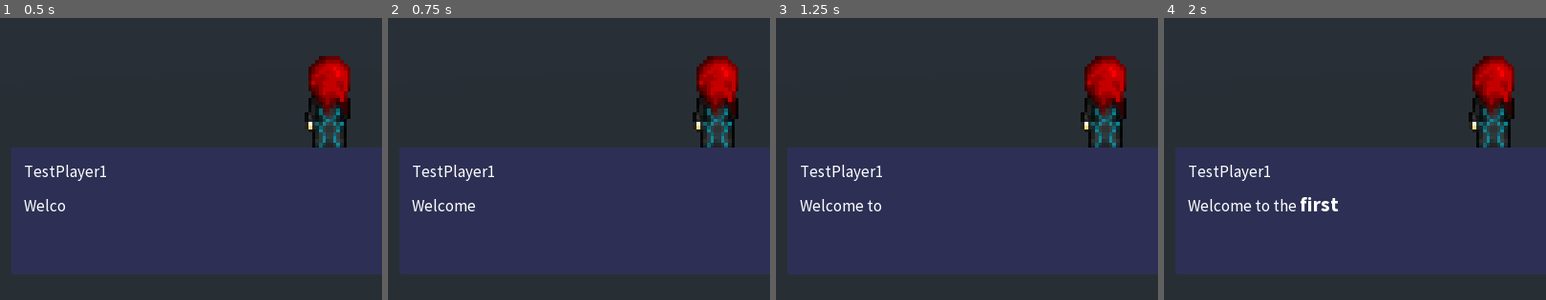
Above: before the commit, frames 1-4 (left to right).
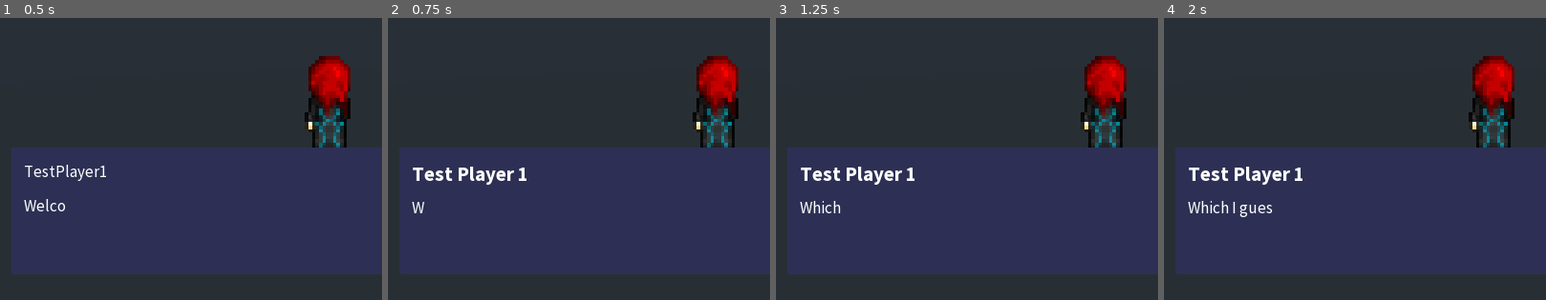
Above: after the commit, the same moments.

Repository: Jantho1990/Pseudo-3D-Layer-Test
Game: Godot game, scene res://maps/DialogueTest/DialogueTestMap.tscn
Two runs of this game, one before a commit and one after it. Both use one fixed random seed, a clock stepped at 60 frames per second and the inputs below. This scene is started directly instead of the project's main scene.
Inputs (mouse positions are % of the whole screen's width and height, from its top left):
- Up to frame 1 (0.5 s): no input
- Up to frame 2 (0.75 s): tap Enter (ui_accept) at 0.5 s; move the mouse to (72, 41) at 0.52 s; hold E (rotate_right) from 0.53 s (still down); tap Space (ui_select) at 0.6 s; click (72, 41) at 0.67 s
- Up to frame 3 (1.25 s): keep holding E (rotate_right); tap Enter (ui_accept) at 0.77 s
- Up to frame 4 (2 s): release E (rotate_right) at 1.25 s; tap Enter (ui_accept) at 1.25 s; drag from (30, 51) to (45, 68) at 1.27 s
The pictures show only the part of the screen within x 7-57%, y 50-100%; the shares and areas given below are measured in that part.

Frame 1 is identical in both runs. In frame 2, 1.2% of the frame differs, in the area x 6-37%, y 52-70%; in frame 3, 1.4%; in frame 4, 1.9%, in the area x 6-46%, y 52-71%.

Commit message:
added the ability to advance to next content block for DialogueBoxRenderer

Diff:
--- a/systems/dialogue_handler/renderers/DialogueBoxRenderer.gd
+++ b/systems/dialogue_handler/renderers/DialogueBoxRenderer.gd
@@ -6,16 +6,24 @@
 }
 
 
-export(float) var step_next_letter = 0.1
+export(float) var step_next_letter = 0.1 # How long to wait before advancing to the next letter.
+export(String) var next_command = 'ui_select'
 
+var paused = false # Dialogue rendering is paused.
+var step_content_percent_visible = 0.0 # How much of the text in the content box is currently visible.
 
 var content
 var current_block # The current block being processed.
-var step_content_percent_visible = 0.0
+var next_block_name # The next block to be processed.
 
 onready var ContentBox = get_node('./DialogueContainer/MarginContainer/VBoxContainer/DialogueContent')
 onready var NameBox = get_node('./DialogueContainer/MarginContainer/VBoxContainer/CharacterName')
 onready var TypewriterTimer = get_node('./DialogueContainer/MarginContainer/VBoxContainer/DialogueContent/TypewriterTimer')
+
+
+func _input(event):
+  if event.is_action_pressed(next_command):
+    next()
 
 
 # Called when the node enters the scene tree for the first time.
@@ -34,6 +42,22 @@
     ContentBox.percent_visible += step_content_percent_visible
     print(ContentBox.percent_visible, ' ', step_content_percent_visible)
     TypewriterTimer.start(step_next_letter)
+  else:
+    TypewriterTimer.stop()
+    print('WAAAAH')
+
+
+# Clean exisiting data.
+func clean():
+  ContentBox.percent_visible = 0
+  current_block = null
+
+
+# Advance to the next block.
+func next():
+  clean()
+  if next_block_name != '':
+    render_block(next_block_name)
 
 
 # Renders a dialogue script in a dialogue box.
@@ -41,15 +65,16 @@
   content = dialogue.content
 
   var first_block_name = dialogue.start if dialogue.has('start') else 'first_block'
-  var block = content[first_block_name]
-  current_block = block
-  match block.type:
-    BLOCK_TYPES.TEXT: render_type_text(first_block_name, block)
+  render_block(first_block_name)
 
 
 # Renders a block of content.
-func render_block(block):
-  pass
+func render_block(block_name):
+  var block = content[block_name]
+  current_block = block
+  next_block_name = block.next if block.has('next') else ''
+  match block.type:
+    BLOCK_TYPES.TEXT: render_type_text(block_name, block)
 
 
 # Renders text-type content.
